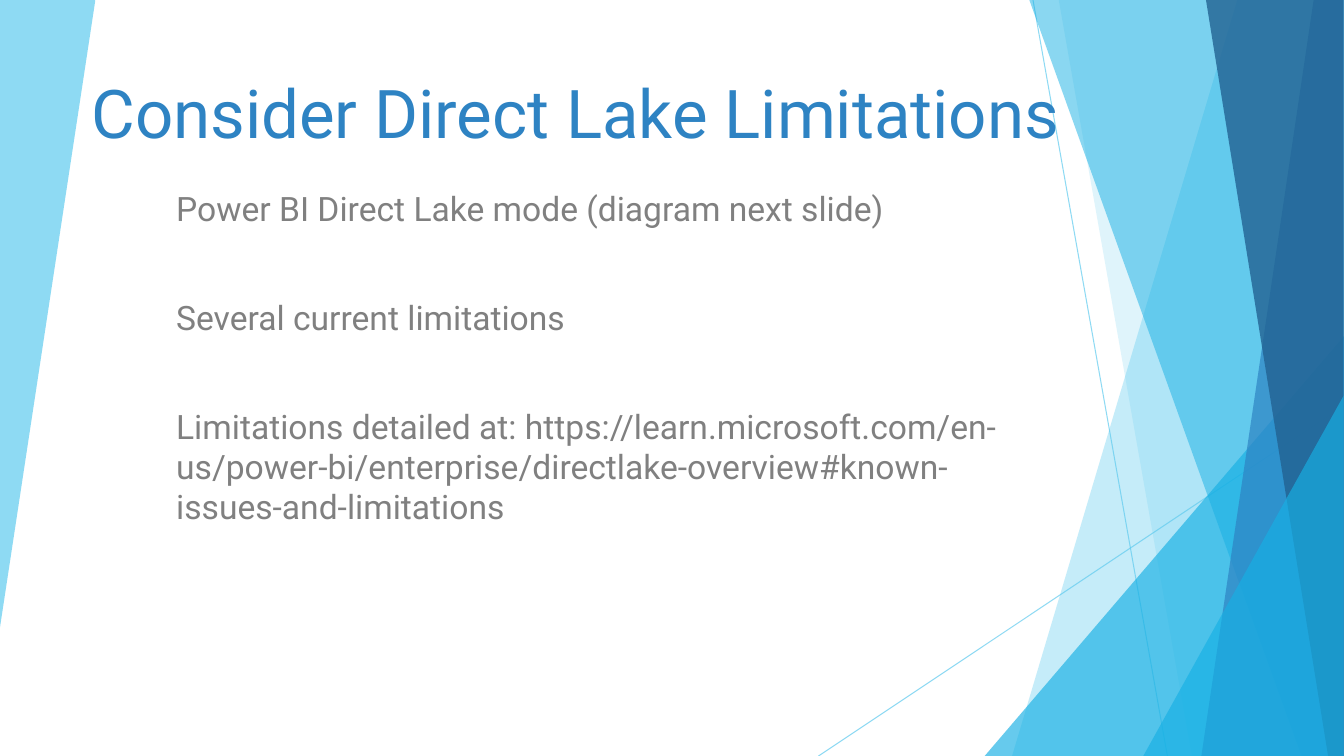
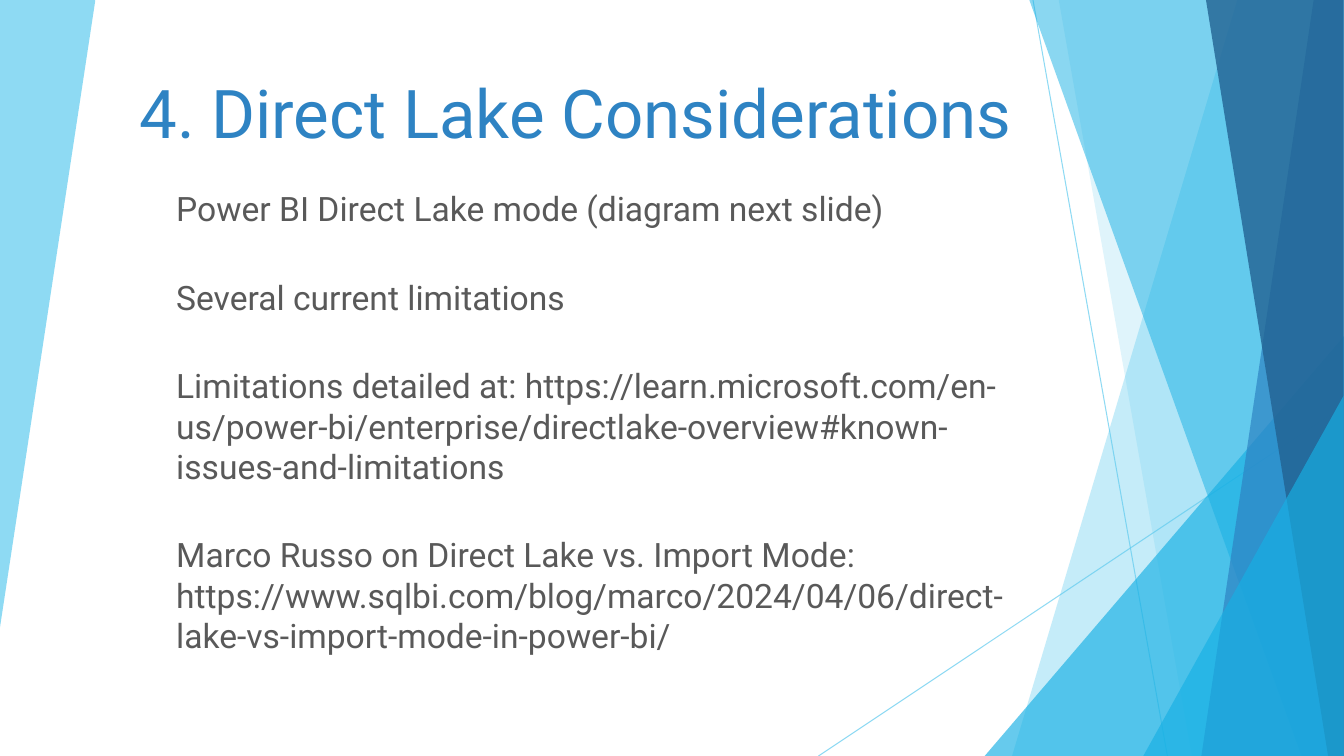
Before and after one commit to DrJekyll325/Presentations, a slide deck: slide 13 of Microsoft Fabric/Tips and Tricks for Microsoft Fabric Data Warehouse/20250717 - Nashville Power BI User Group - Tips and Tricks for Microsoft Fabric Data Warehouse.pptx. Drawn at 1344x756 pixels with LibreOffice and Linux fonts; fonts in the diff are those of the drawing. Boxes give left, top, right and bottom in pixels: in the first picture for what was removed or moved away, otherwise in the second. Text is boxed around its words. In the diff, an @@ line names an element or a change of style, - is before the commit and + after.

Commit message:
Updated for Nashville Power BI User Group

```diff
--- a/Microsoft Fabric/Tips and Tricks for Microsoft Fabric Data Warehouse/20250717 - Nashville Power BI User Group - Tips and Tricks for Microsoft Fabric Data Warehouse.pptx
+++ b/Microsoft Fabric/Tips and Tricks for Microsoft Fabric Data Warehouse/20250717 - Nashville Power BI User Group - Tips and Tricks for Microsoft Fabric Data Warehouse.pptx
@@ title at <box>139,87,1012,139</box>: text changed @@
-Consider Direct Lake Limitations
+4. Direct Lake Considerations
@@ subtitle at <box>176,194,996,480</box>: text colour #808080 to #595959 in "Power BI Direct Lake mode (diagram next ...", "Several current limitations", "Limitations detailed at: https://learn.microsoft.com/en-us/p ..." @@
@@ subtitle at <box>176,542,1003,655</box>: paragraph added @@
+Marco Russo on Direct Lake vs. Import Mode: https://www.sqlbi.com/blog/marco/2024/04/06/direct-lake-vs-import-mode-in-power-bi/
```
Also in this commit, not shown: 19 other slides changed, 3 slides added, 1 slide removed.
